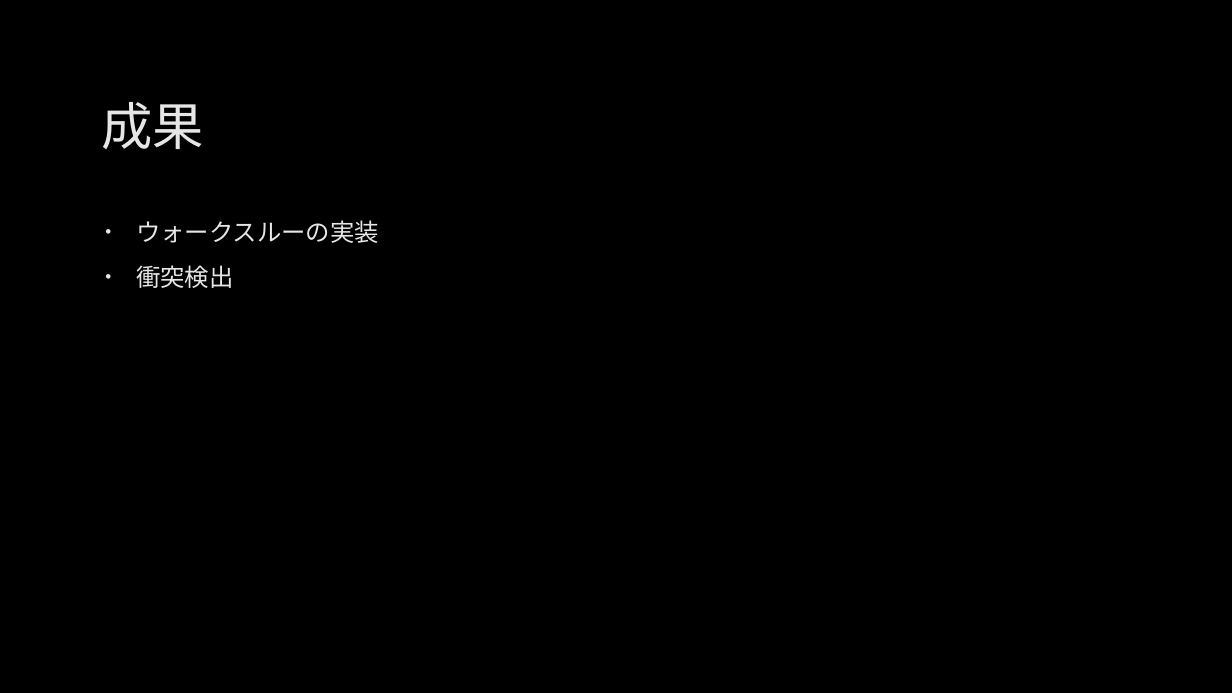
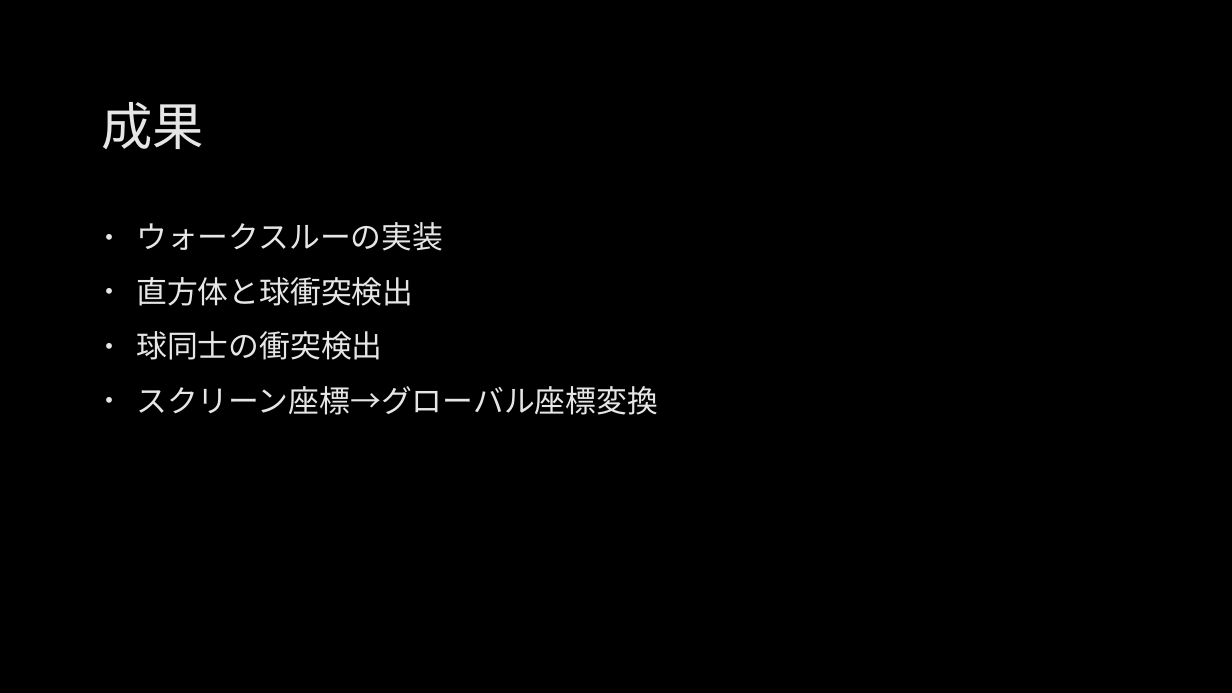
Before and after one commit to hamukawa0406/CG, a slide deck: slide 5 of freeProduction.pptx (slide 6 before the commit). Drawn at 1232x693 pixels with LibreOffice and Linux fonts; fonts in the diff are those of the drawing; background and template pictures are left out. Boxes give left, top, right and bottom in pixels: in the first picture for what was removed or moved away, otherwise in the second. Text is boxed around its words. In the diff, an @@ line names an element or a change of style, - is before the commit and + after.

```diff
--- a/freeProduction.pptx
+++ b/freeProduction.pptx
@@ text at [136, 222, 443, 251]: size 19 to 24 pt in "ウォークスルーの実装"; more space between paragraphs @@
@@ text at [136, 277, 658, 415]: text changed; size 19 to 24 pt @@
-• 衝突検出
+• 直方体と球衝突検出
+• 球同士の衝突検出
+• スクリーン座標→グローバル座標変換
```
Also in this commit, not shown: 2 other slides changed, 3 slides added, 4 slides removed, 20 other files.
